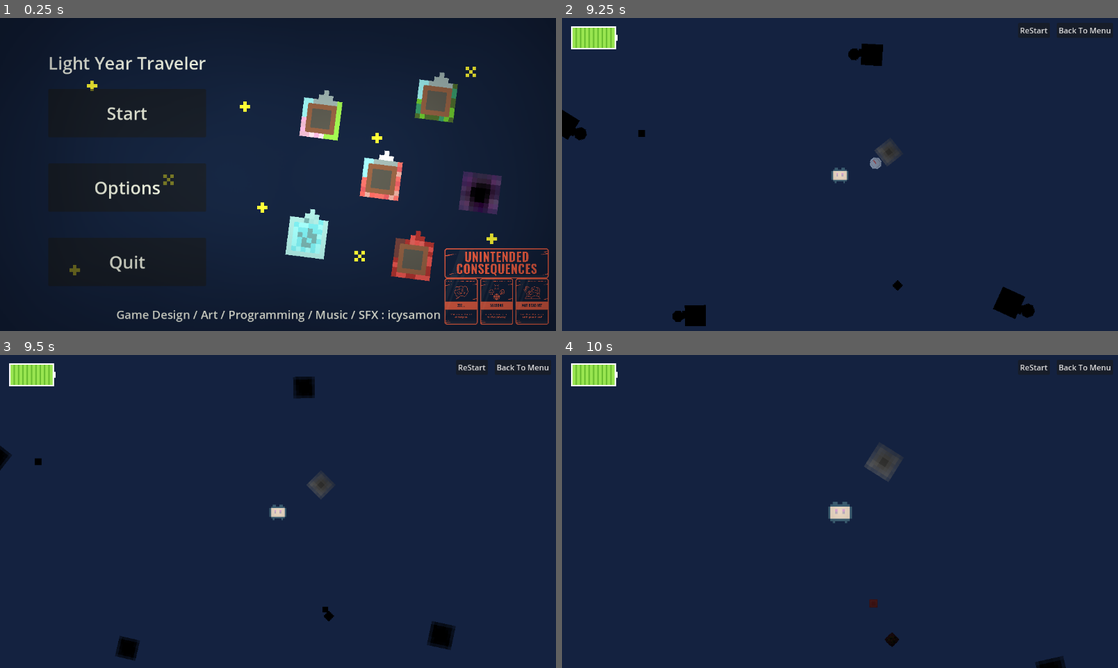
Above: before the commit, frames 1-4 (two rows, left to right).
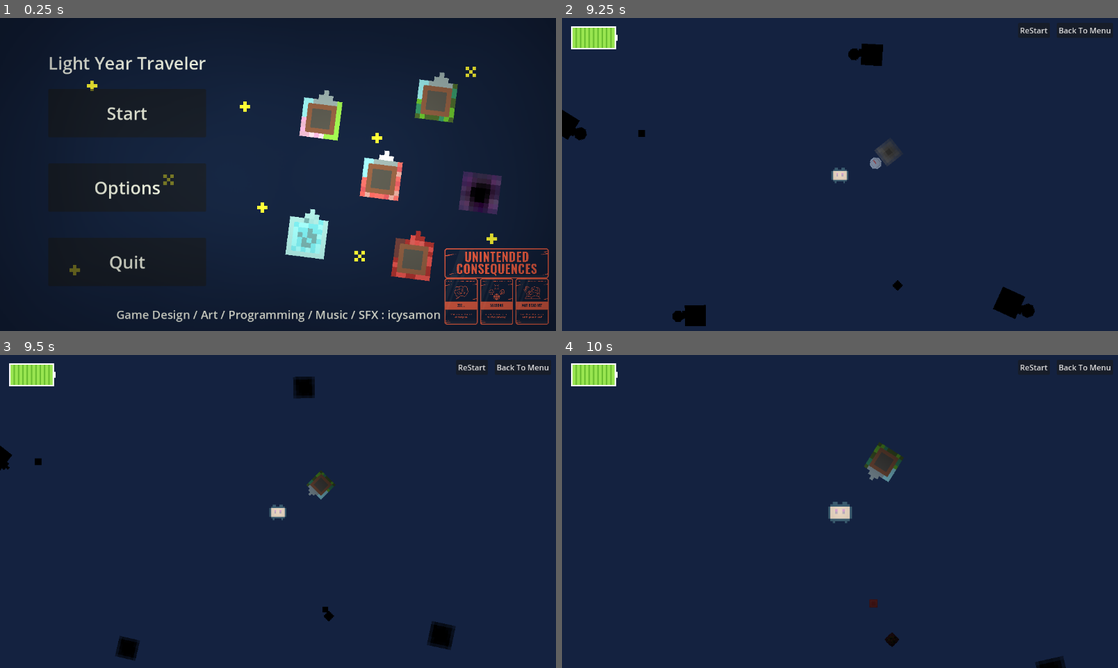
Above: after the commit, the same moments.

Repository: icysamon/LightYearsTraveler
Game: Godot game, scene res://scene/main/menu.tscn
The game is run twice, just before and just after one commit, with the same random seed, the same clock (stepped at 60 frames per second) and the same inputs.
Inputs (mouse positions are in pixels of both pictures, inside the frame that each line leads up to):
- Up to frame 1 (0.25 s): no input
- Up to frame 2 (9.25 s): click "Start" at 0.5 s; click "ReStart" at 1.25 s; click "ReStart" at 2 s; click "Back To Menu" at 2.75 s; click "Start" at 3.5 s; click "ReStart" at 4.25 s; move the mouse to (789, 299) at 5.02 s; hold Right mouse button (attack) 5.03-5.78 s; move the mouse to (979, 136) at 5.77 s; click (979, 136) at 5.85 s; move the mouse to (945, 43) at 6.52 s; hold Up (zoom in) 6.53-7.28 s; move the mouse to (867, 174) at 7.27 s; tap Down (zoom out) at 7.35 s; move the mouse to (595, 124) at 8.02 s; hold Right mouse button (attack) 8.03-8.78 s; move the mouse to (1023, 309) at 8.77 s; click (1023, 309) at 8.85 s
- Up to frame 3 (9.5 s): no input
- Up to frame 4 (10 s): move the mouse to (728, 527) at 9.52 s; hold Up (zoom in) from 9.53 s (still down)

Frames 1-2 are identical in both runs. In frame 3, 0.2% of the frame differs, in the area x 0-61%, y 29-47%; in frame 4, 0.4%, in the area x 54-62%, y 27-41%.

Commit message:
test: planet random

Diff:
--- a/scripts/buttons/restart.gd
+++ b/scripts/buttons/restart.gd
@@ -1,6 +1,11 @@
 extends Button
 @export var sfx: AudioStreamPlayer
 func _on_button_down():
+	AudioStreamPlayer2d.flag_loop = false
+	AudioStreamPlayer2d.stop()
+	AudioStreamPlayer2d.stream = AudioStreamPlayer2d.main_music
+	AudioStreamPlayer2d.play()
+	AudioStreamPlayer2d.flag_loop = true
 	get_tree().reload_current_scene()
 
 
--- a/scripts/planet.gd
+++ b/scripts/planet.gd
@@ -159,15 +159,19 @@
 	if !default_planet:
 		match planet_type:
 			Type.SUPPER_EARTH:
-				if _probability(0.3):
+				if _probability(0.33):
 					$Sprite2D.texture = planet_type_array[Type.HELL]
 					planet_type = Type.HELL
 			Type.BARREN:
-				if _probability(0.3):
+				if _probability(0.5):
 					$Sprite2D.texture = planet_type_array[Type.HELL]
 					planet_type = Type.HELL
+				else:
+					$Sprite2D.texture = planet_type_array[Type.SUPPER_EARTH]
+					planet_type = Type.SUPPER_EARTH
+					planet_season = Season.SPRING
 			Type.HELL:
-				if _probability(0.3):
+				if _probability(0.7):
 					$Sprite2D.texture = planet_type_array[Type.SUPPER_EARTH]
 					planet_type = Type.SUPPER_EARTH
 					planet_season = Season.SPRING
@@ -175,7 +179,7 @@
 					$Sprite2D.texture = planet_type_array[Type.BLACK_HOLE]
 					planet_type = Type.BLACK_HOLE
 			Type.BLACK_HOLE:
-				if _probability(0.3):
+				if _probability(0.6):
 					$Sprite2D.texture = planet_type_array[Type.HELL]
 					planet_type = Type.HELL
 
